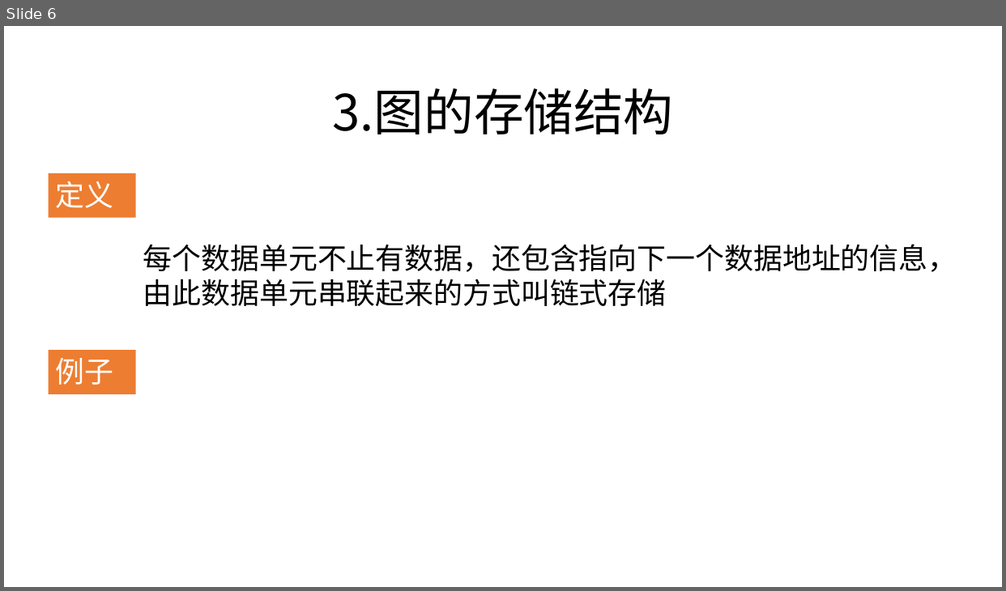
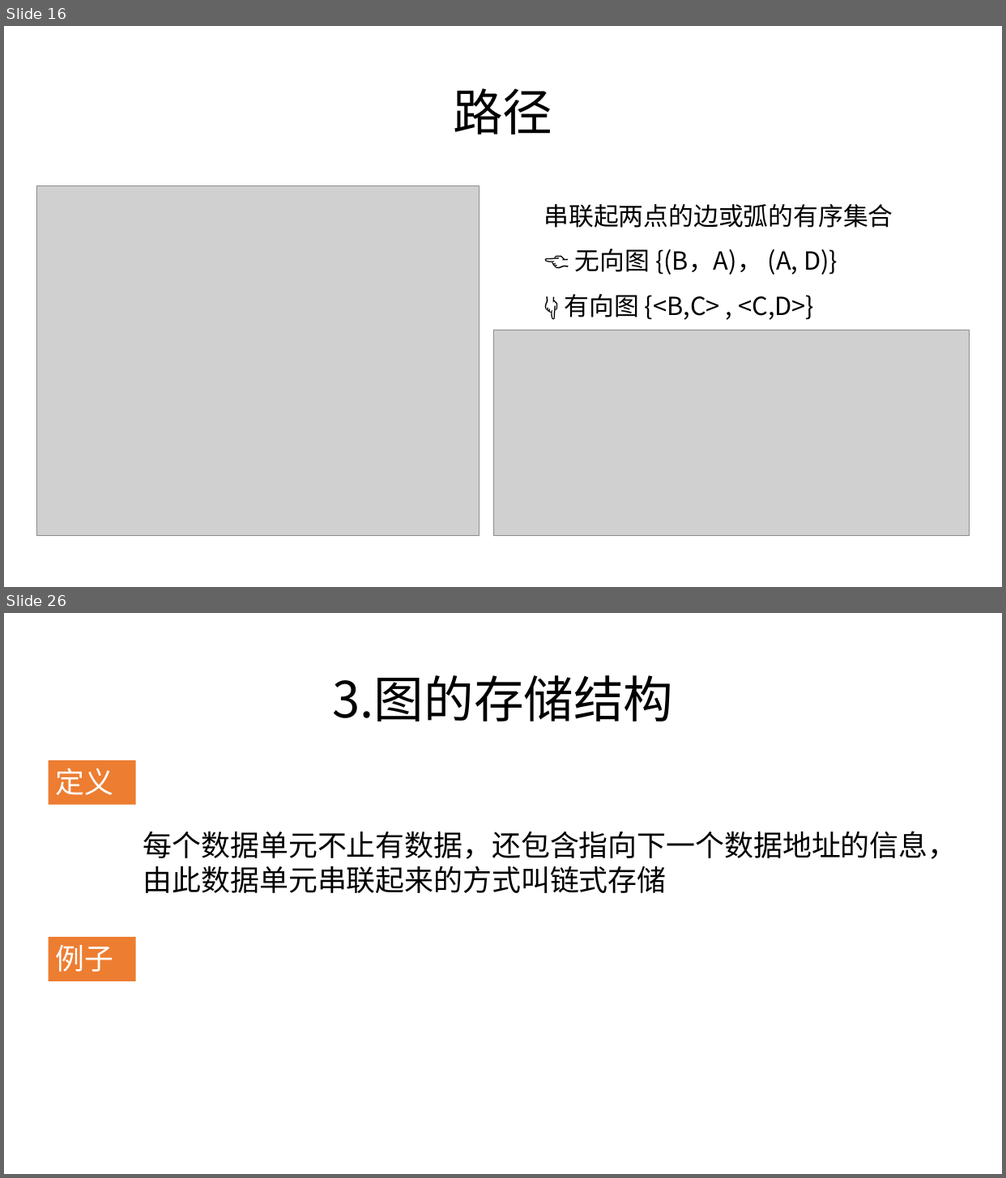
Before and after one commit to zjyesir/hmc_data_structure, a slide deck: ppt/7.图.pptx. Shown one above the other, each under a label of ours: slide 6 before the commit, slides 16 and 26 after it; the slides between them are not shown. The pictures are 1006x591 and 1006x1178 pixels, drawn with LibreOffice and Linux fonts; fonts in the diff are those of the drawing; grey boxes stand for pictures; background and template pictures are left out. Boxes give left, top, right and bottom in pixels: in the first picture for what was removed or moved away, otherwise in the second. Text is boxed around its words. In the diff, an @@ line names an element or a change of style, - is before the commit and + after.

```diff
--- a/ppt/7.图.pptx
+++ b/ppt/7.图.pptx
@@ slide 16 added at (x1=4, y1=26, x2=1002, y2=587), background picture (left out) @@
@@ text added at (x1=453, y1=88, x2=552, y2=135), 48 pt, text #000000 @@
+路径
@@ picture added at (x1=37, y1=186, x2=479, y2=535) @@
@@ text added at (x1=544, y1=204, x2=893, y2=320), 24 pt, text #000000 @@
+串联起两点的边或弧的有序集合
+👈 无向图 {(B，A)， (A, D)}
+👇 有向图 {<B,C> , <C,D>}
@@ picture added at (x1=494, y1=330, x2=970, y2=535) @@
@@ what was slide 6 is now slide 26 @@
```
Also in this commit, not shown: 4 slides changed, 28 other slides added, 8 other files.
